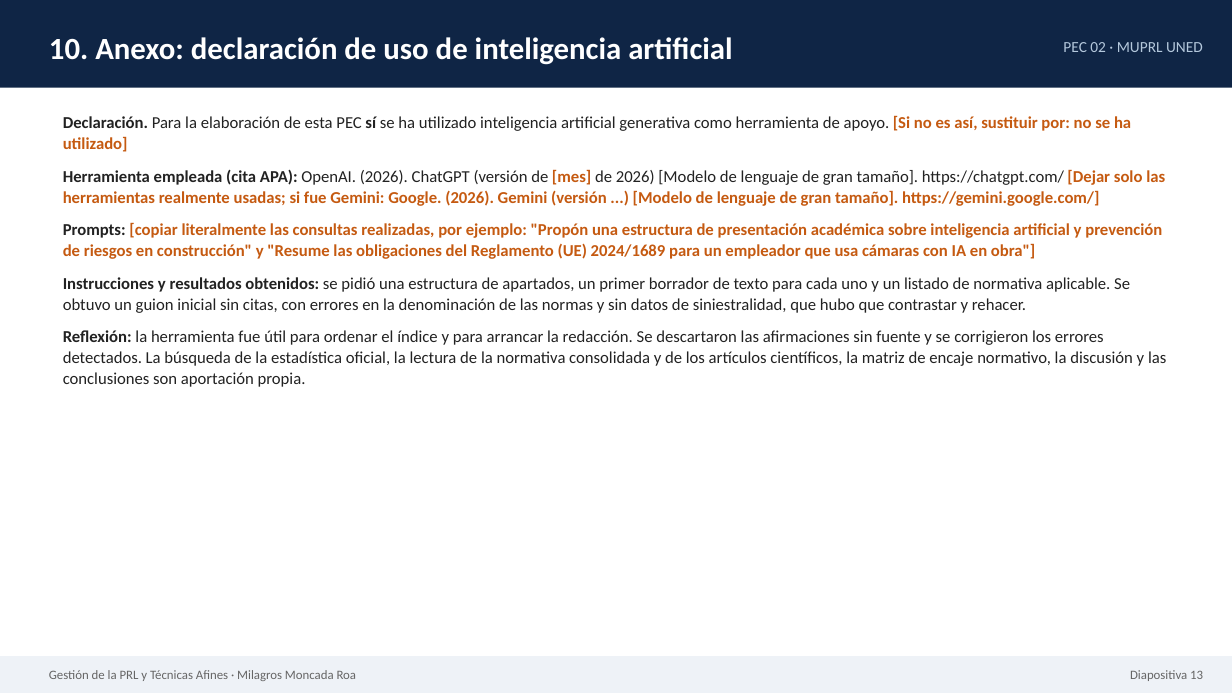
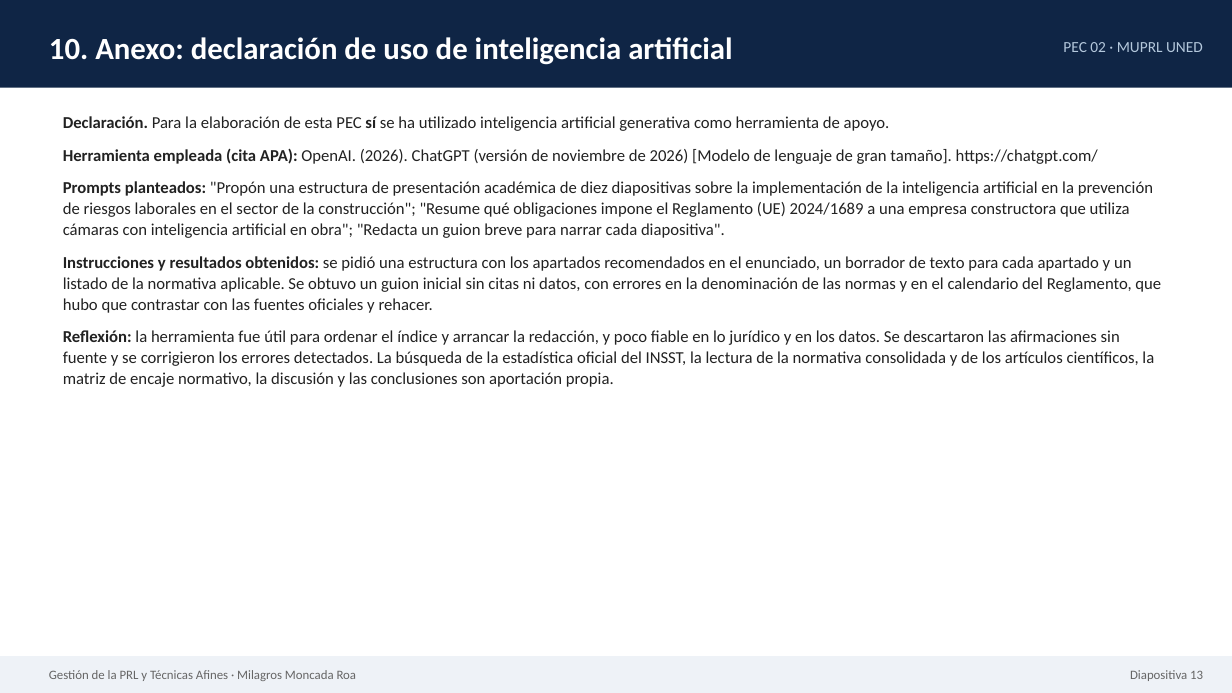
Before and after one commit to petnes/fj, a slide deck: slide 13 of PEC2_Gestion_PRL_Tecnicas_Afines/entrega/Moncada_Roa_Milagros_PEC02_IA_Construccion.pptx. Drawn at 1232x693 pixels with LibreOffice and Linux fonts; fonts in the diff are those of the drawing. Boxes give left, top, right and bottom in pixels: in the first picture for what was removed or moved away, otherwise in the second. Text is boxed around its words. In the diff, an @@ line names an element or a change of style, - is before the commit and + after.

```diff
--- a/PEC2_Gestion_PRL_Tecnicas_Afines/entrega/Moncada_Roa_Milagros_PEC02_IA_Construccion.pptx
+++ b/PEC2_Gestion_PRL_Tecnicas_Afines/entrega/Moncada_Roa_Milagros_PEC02_IA_Construccion.pptx
@@ text at bbox=[63, 116, 1161, 387]: text changed @@
-Declaración. Para la elaboración de esta PEC sí se ha utilizado inteligencia artificial generativa como herramienta de apoyo. [Si no es así, sustituir por: no se ha utilizado]
-Herramienta empleada (cita APA): OpenAI. (2026). ChatGPT (versión de [mes] de 2026) [Modelo de lenguaje de gran tamaño]. https://chatgpt.com/ [Dejar solo las herramientas realmente usadas; si fue Gemini: Google. (2026). Gemini (versión ...) [Modelo de lenguaje de gran tamaño]. https://gemini.google.com/]
-Prompts: [copiar literalmente las consultas realizadas, por ejemplo: "Propón una estructura de presentación académica sobre inteligencia artificial y prevención de riesgos en construcción" y "Resume las obligaciones del Reglamento (UE) 2024/1689 para un empleador que usa cámaras con IA en obra"]
-Instrucciones y resultados obtenidos: se pidió una estructura de apartados, un primer borrador de texto para cada uno y un listado de normativa aplicable. Se obtuvo un guion inicial sin citas, con errores en la denominación de las normas y sin datos de siniestralidad, que hubo que contrastar y rehacer.
-Reflexión: la herramienta fue útil para ordenar el índice y para arrancar la redacción. Se descartaron las afirmaciones sin fuente y se corrigieron los errores detectados. La búsqueda de la estadística oficial, la lectura de la normativa consolidada y de los artículos científicos, la matriz de encaje normativo, la discusión y las conclusiones son aportación propia.
+Declaración. Para la elaboración de esta PEC sí se ha utilizado inteligencia artificial generativa como herramienta de apoyo.
+Herramienta empleada (cita APA): OpenAI. (2026). ChatGPT (versión de noviembre de 2026) [Modelo de lenguaje de gran tamaño]. https://chatgpt.com/
+Prompts planteados: "Propón una estructura de presentación académica de diez diapositivas sobre la implementación de la inteligencia artificial en la prevención de riesgos laborales en el sector de la construcción"; "Resume qué obligaciones impone el Reglamento (UE) 2024/1689 a una empresa constructora que utiliza cámaras con inteligencia artificial en obra"; "Redacta un guion breve para narrar cada diapositiva".
+Instrucciones y resultados obtenidos: se pidió una estructura con los apartados recomendados en el enunciado, un borrador de texto para cada apartado y un listado de la normativa aplicable. Se obtuvo un guion inicial sin citas ni datos, con errores en la denominación de las normas y en el calendario del Reglamento, que hubo que contrastar con las fuentes oficiales y rehacer.
+Reflexión: la herramienta fue útil para ordenar el índice y arrancar la redacción, y poco fiable en lo jurídico y en los datos. Se descartaron las afirmaciones sin fuente y se corrigieron los errores detectados. La búsqueda de la estadística oficial del INSST, la lectura de la normativa consolidada y de los artículos científicos, la matriz de encaje normativo, la discusión y las conclusiones son aportación propia.
```
Also in this commit, not shown: 3 other files.
